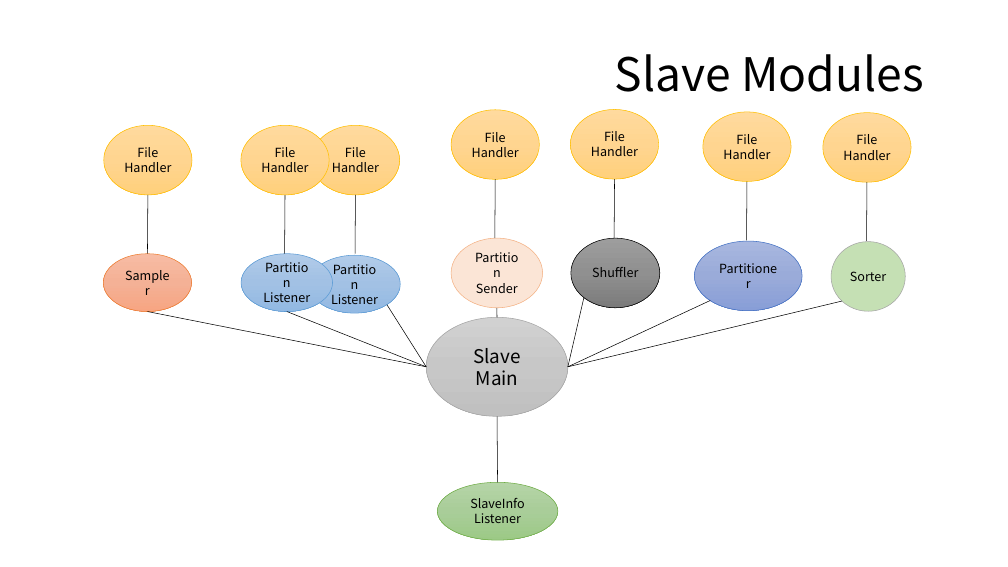
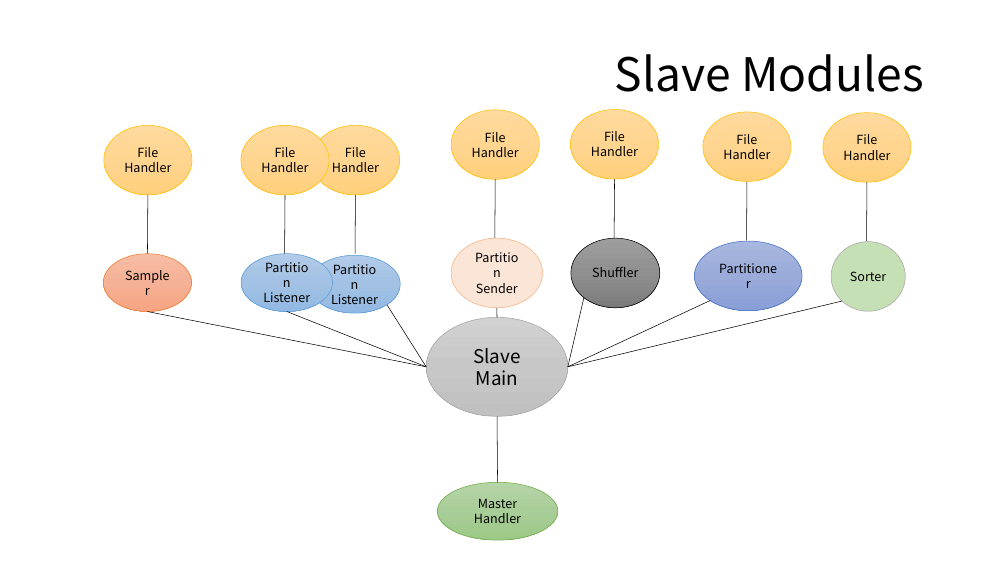
Before and after one commit to Eyebrowmoon/CS490, a slide deck: slide 15 of project.pptx. Drawn at 1008x567 pixels with LibreOffice and Linux fonts; fonts in the diff are those of the drawing. Boxes give left, top, right and bottom in pixels: in the first picture for what was removed or moved away, otherwise in the second. Text is boxed around its words. In the diff, an @@ line names an element or a change of style, - is before the commit and + after.

```diff
--- a/project.pptx
+++ b/project.pptx
@@ text in ellipse at [474, 498, 521, 523]: text changed @@
-SlaveInfo
-Listener
+Master
+Handler
```
Also in this commit, not shown: 2 other slides changed.
